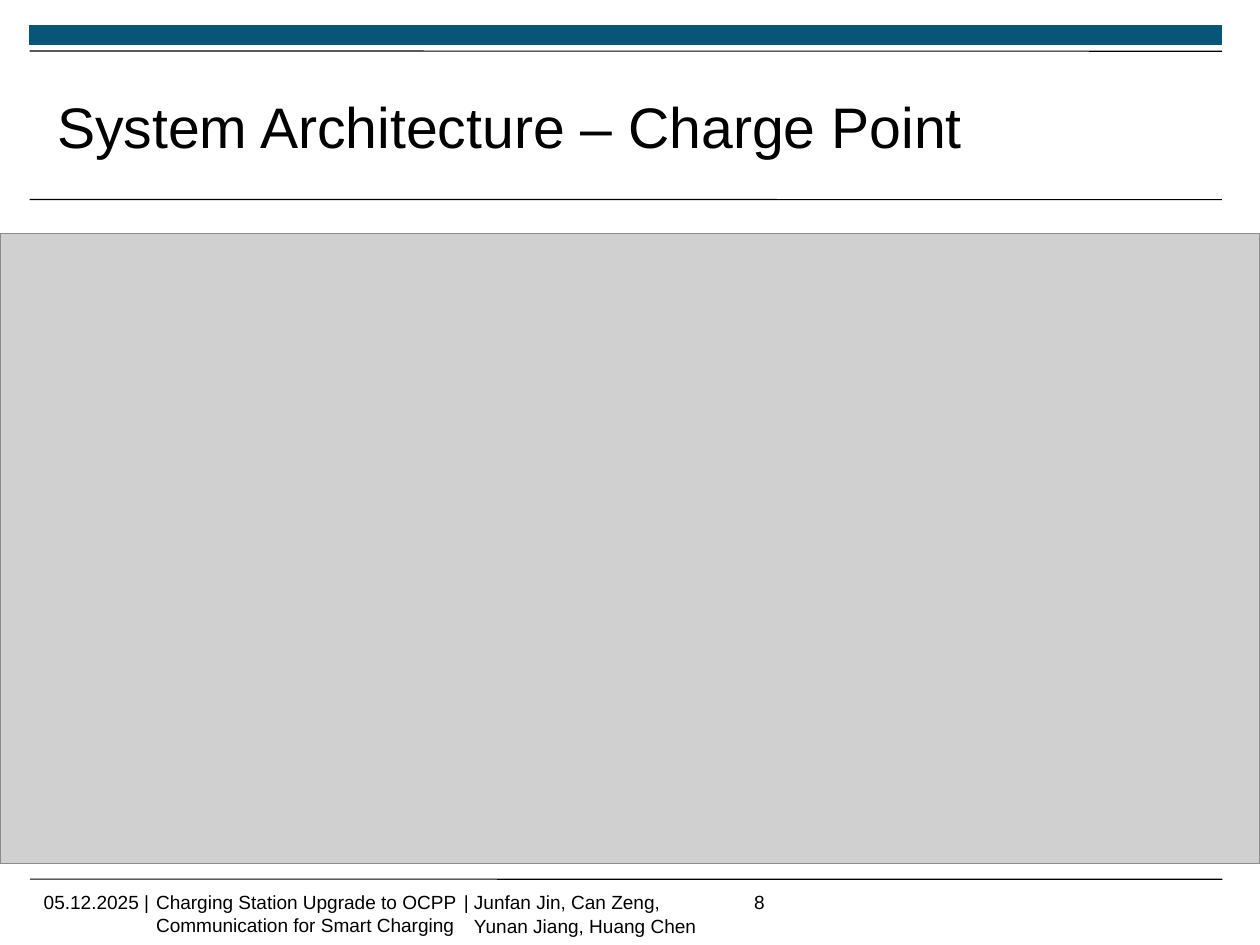
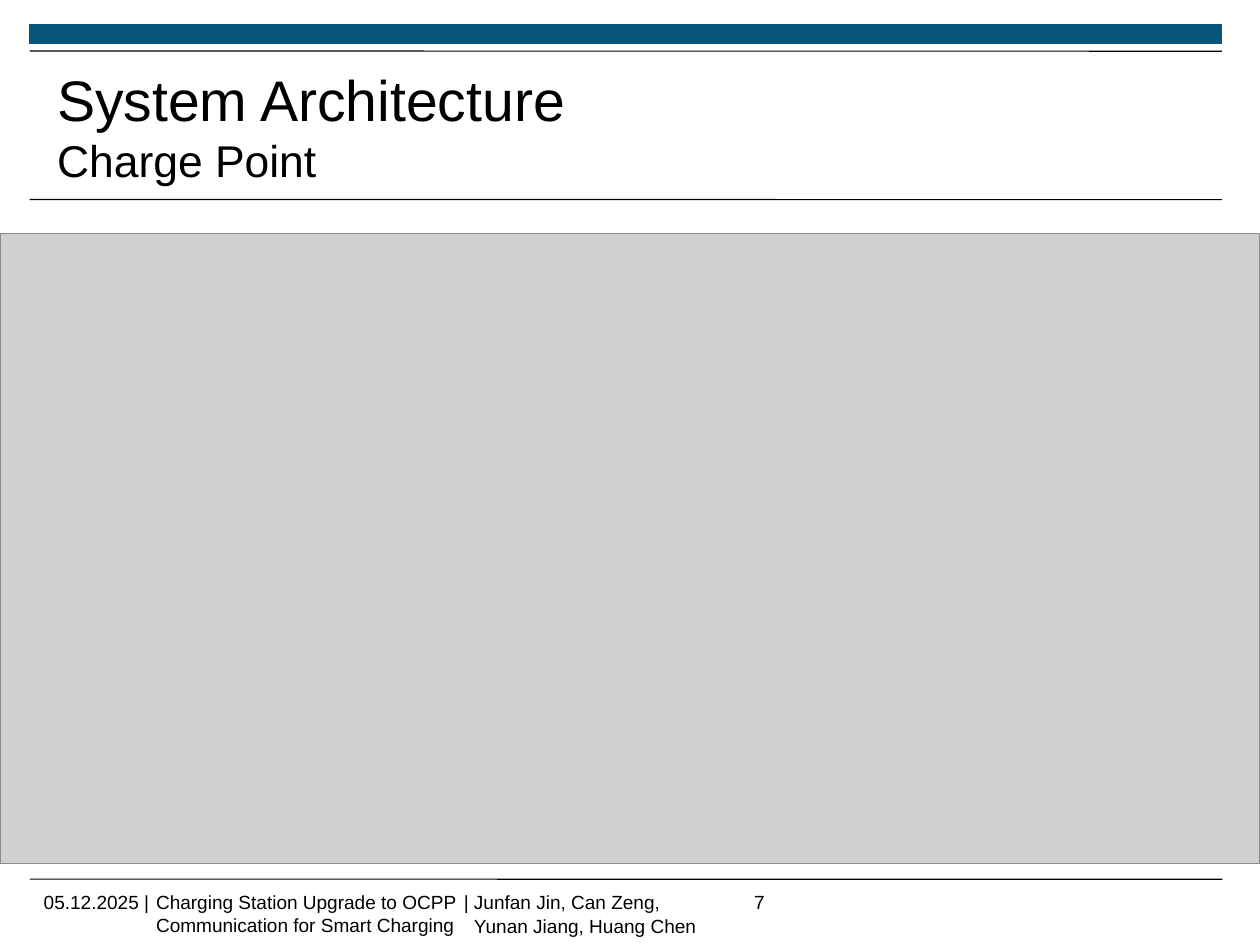
Before and after one commit to Jf-JIN/ADP_Ladesaeule_OCPP, a slide deck: slide 7 of ppt/Jin_Junfan.pptx (slide 8 before the commit). Drawn at 1260x945 pixels with LibreOffice and Linux fonts; fonts in the diff are those of the drawing; grey boxes stand for pictures; background and template pictures are left out. Boxes give left, top, right and bottom in pixels: in the first picture for what was removed or moved away, otherwise in the second. Text is boxed around its words. In the diff, an @@ line names an element or a change of style, - is before the commit and + after.

```diff
--- a/ppt/Jin_Junfan.pptx
+++ b/ppt/Jin_Junfan.pptx
@@ text at (x1=57, y1=79, x2=565, y2=186): text changed @@
-System Architecture – Charge Point
+System Architecture
+Charge Point
@@ page number at (x1=754, y1=896, x2=765, y2=909): text changed @@
-8
+7
```
Also in this commit, not shown: 8 other slides changed, 3 slides added.
